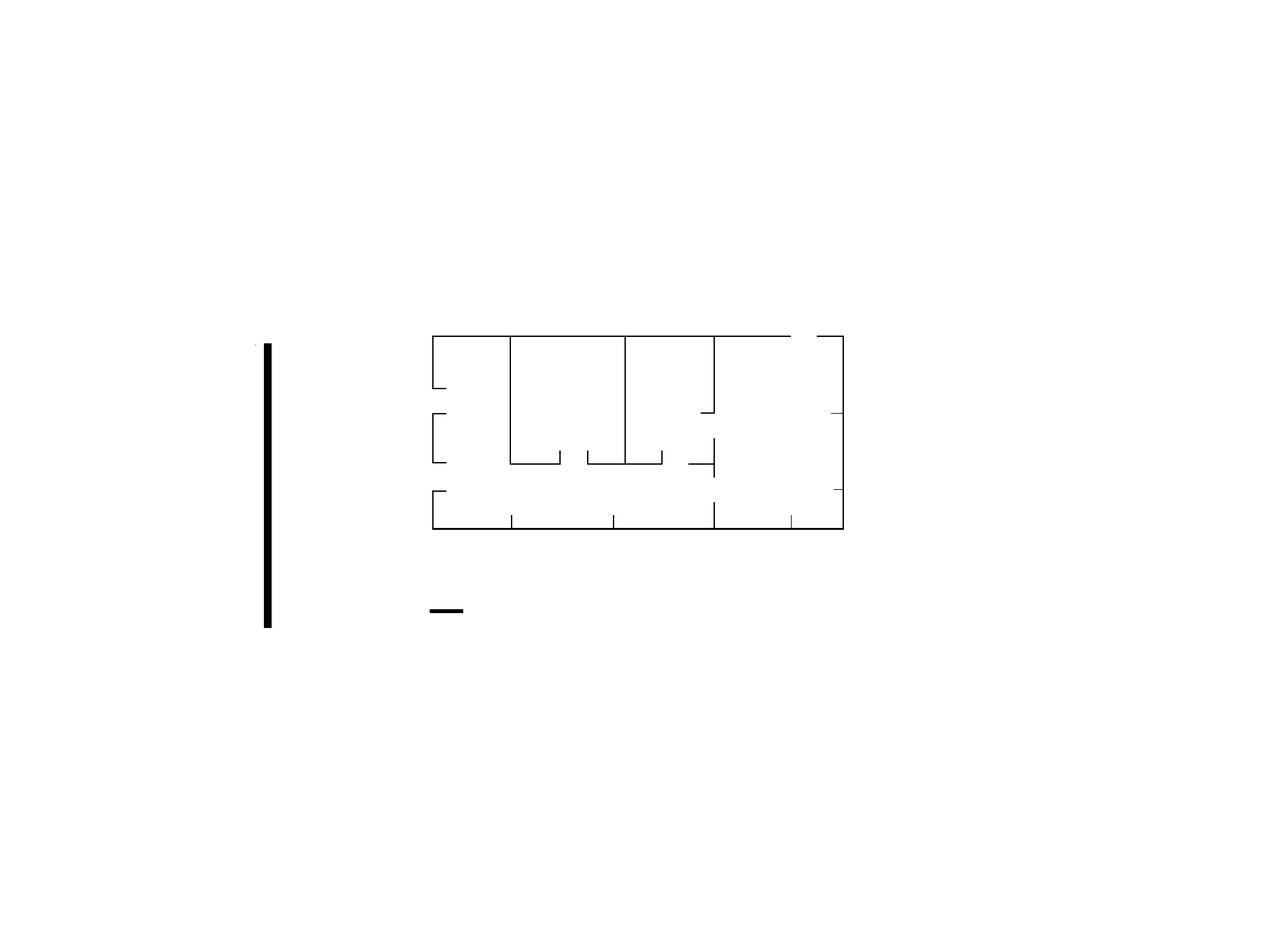
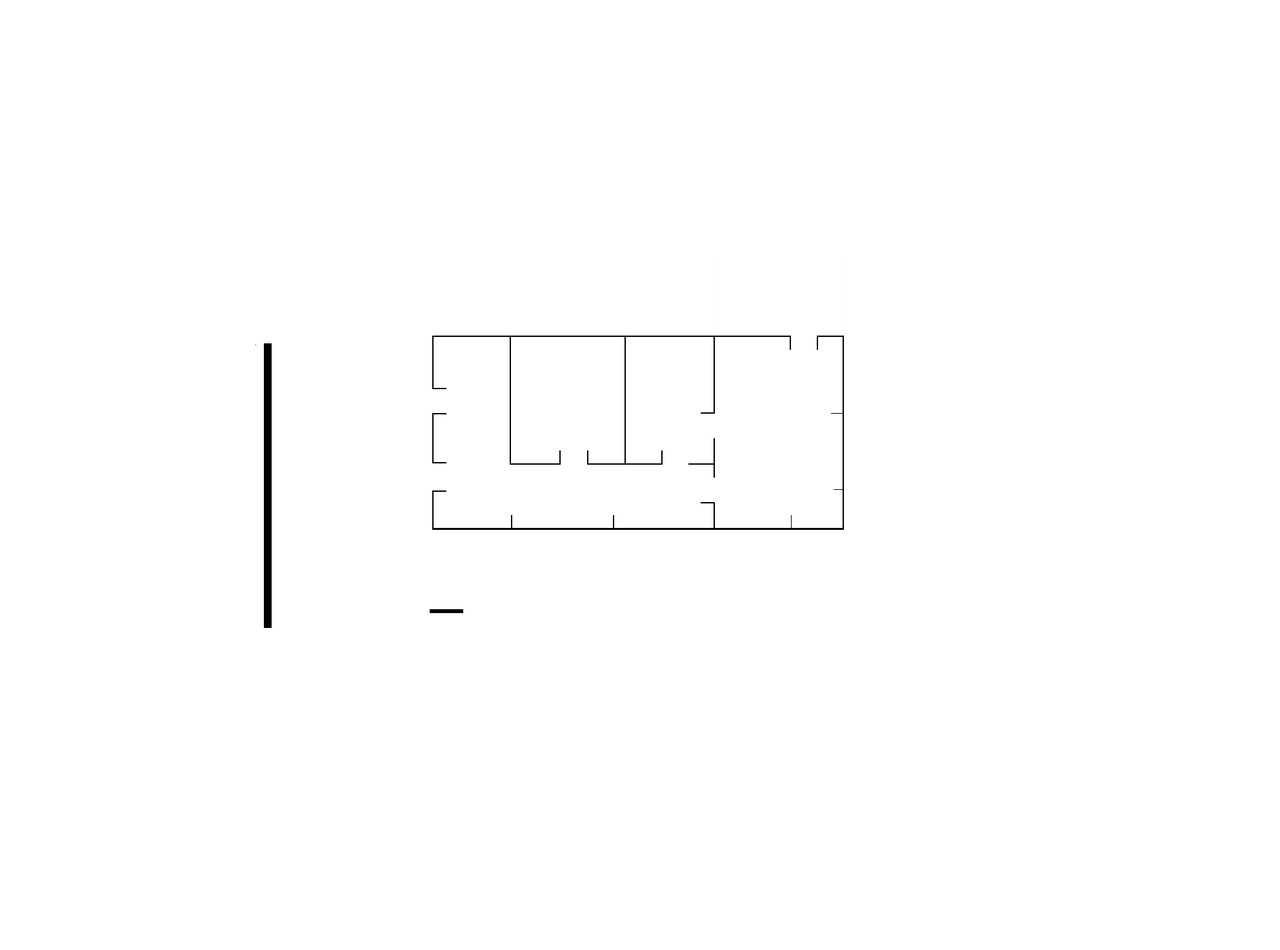
Layers edited between the first and the second (1280, 950) image:
painted on "Versteviging" over 789, 336, 819, 350
painted on "heightmap.pgm" over 700, 501, 714, 504
